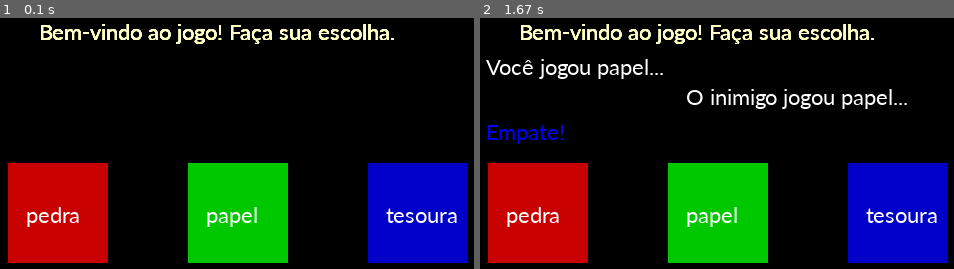
Above: before the commit, frames 1-2 (left to right).
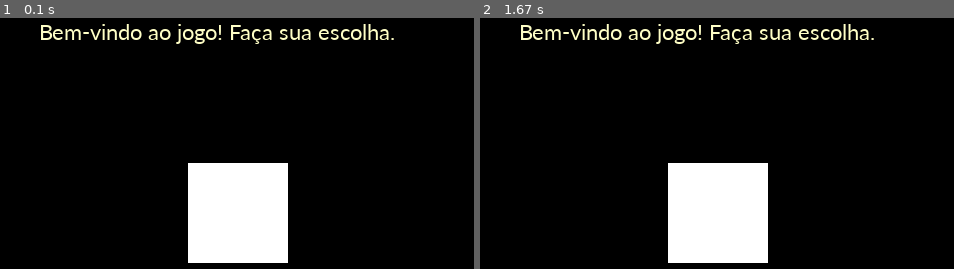
Above: after the commit, the same moments.

Repository: ifal-si-bacharel/jankenpoop
Game: pygame game, started from main.py
Two runs of this game, one before a commit and one after it. Both use one fixed random seed, a clock stepped at 60 frames per second and the inputs below.
Inputs (mouse positions are in pixels of both pictures, inside the frame that each line leads up to):
- Up to frame 1 (0.1 s): no input
- Up to frame 2 (1.67 s): press the mouse at (717, 213) at 0.37 s; move the mouse to (626, 133) at 0.47 s; release the mouse at (532, 55) at 0.6 s

The runs differ from the first frame. In frame 1, 26% of the frame differs, in the area x 1-99%, y 2-98%; in frame 2, 29%.

Commit message:
buttons now have a function params

Diff:
--- a/main.py
+++ b/main.py
@@ -8,7 +8,6 @@
 
 def draw_window():
   draw_screen()
-
   pygame.display.update()
 
 def main():
@@ -28,4 +27,5 @@
 
 if __name__ == '__main__':
   window()
+
   main()
--- a/src/common/components/button.py
+++ b/src/common/components/button.py
@@ -28,10 +28,9 @@
       text = Text(self.name, (255, 255, 255), self.coordx, self.coordy)
       text.draw()
 
-
-  def is_hover(self):
+  def onclick(self, func, param = None):
     """verifica se o botão foi clicado"""
     mousePosition = pg.mouse.get_pos()
     if self.buttonArea.collidepoint(mousePosition):
       if pg.mouse.get_pressed()[0] == 1:
-        return self.name
+        return func(param)
--- a/src/modules/game_screen/game_screen.py
+++ b/src/modules/game_screen/game_screen.py
@@ -1,19 +1,36 @@
 from src.config.window import window
 from src.common.components.button import Button
-from src.modules.game_screen.script.match import player_choice, machine_choice, exit
+from src.modules.game_screen.script.match import player_choice,machine_choice,exit
 from src.common.components.text import Text
+
 
 display = window()
 display_width = display.get_width()
 
+try:
+    tela = tela
+except:
+    tela = 0
+
+button_start = Button(2,(255,255,255),'start')
 button_pedra = Button(5,(200,0,0),'pedra')
 button_papel = Button(2,(0,200,0),'papel')
 button_tesoura = Button(1.25,(0,0,200),'tesoura')
 
 welcome_text = Text("Bem-vindo ao jogo! Faça sua escolha.", (255, 255, 198), 4.5, 100)
 
+
+
+def ping():
+  print('ping')
+
 def set_fill():
   display.fill((0,0,0))
+
+def start_match(x):
+  print(x)
+  x = 1
+  print(x)
 
 def choice(option):
   set_fill()
@@ -34,19 +51,28 @@
     text = Text("Você perdeu!", (255,0,0), 6,200)
     text.draw()
 
+def menu_screen():
 
-def update_screen():
-  if button_pedra.is_hover():
-    choice(1)
+  welcome_text.draw()
+  button_start.draw()
 
-  elif button_papel.is_hover():
-    choice(2)
-
-  elif button_tesoura.is_hover():
-    choice(3)
-
-def draw_screen():
-  welcome_text.draw()
+def match_screen():
+  button_pedra.onclick(choice,1)
+  button_papel.onclick(choice,2)
+  button_tesoura.onclick(choice,3)
   button_pedra.draw()
   button_papel.draw()
   button_tesoura.draw()
+
+
+def update_screen():
+  set_fill()
+
+  button_start.onclick(start_match,tela)
+
+
+def draw_screen():
+  if tela:
+    match_screen()
+    return
+  menu_screen()
--- a/src/modules/game_screen/script/match.py
+++ b/src/modules/game_screen/script/match.py
@@ -1,7 +1,6 @@
 from random import randint
-
 options = [1, 2, 3]
-exit= ["pedra", "papel", "tesoura"]
+exit = ["pedra", "papel", "tesoura"]
 rules = [
   [0, -1, 1],
   [1, 0, -1],
@@ -14,9 +13,6 @@
 def player_choice(option: str):
     player_choice_index = options.index(option)
     computer_choice_index = options.index(machine_choice())
-
     result = rules[player_choice_index][computer_choice_index]
 
-
-
     return [result,f"Você jogou {exit[player_choice_index]}...",f"O inimigo jogou {exit[computer_choice_index]}..."]
